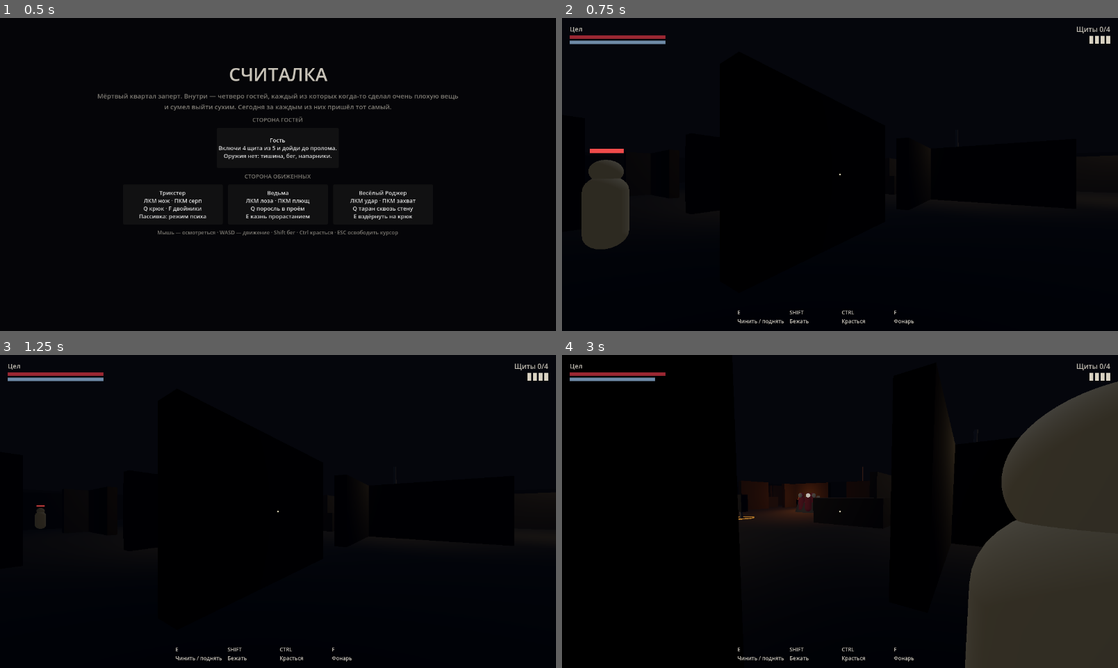
Above: before the commit, frames 1-4 (two rows, left to right).
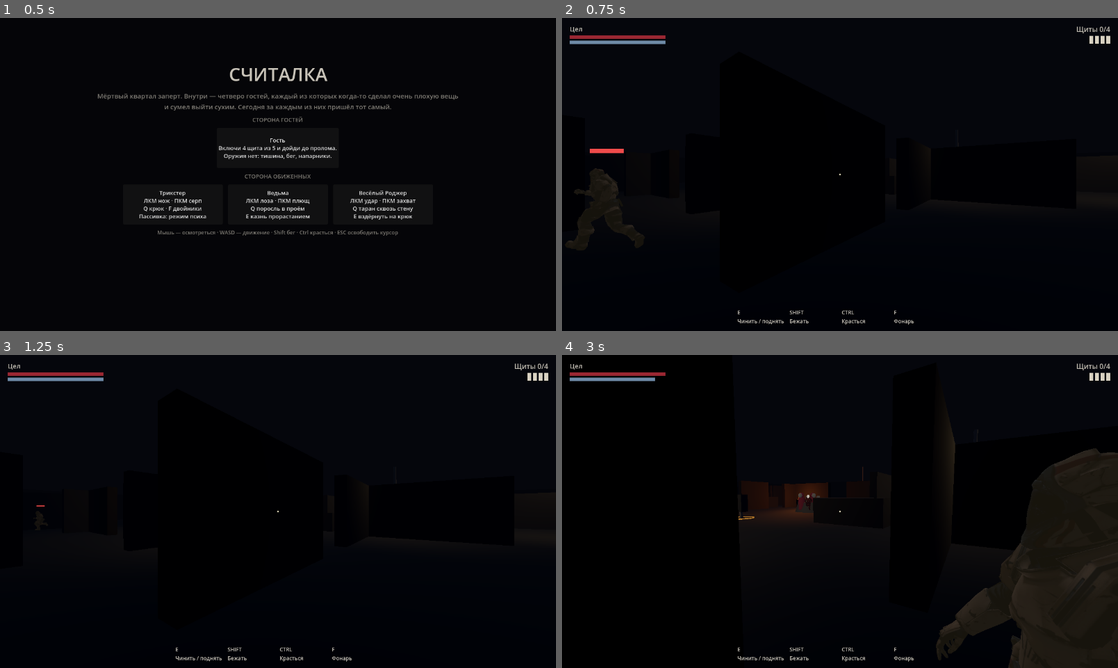
Above: after the commit, the same moments.

Repository: mironbagimov-source/Wolf
Game: Godot game, scene res://scenes/main.tscn
Same seed, same stepped clock (60 frames per second), same inputs: the game is played once before the commit and once after it.
Inputs (mouse positions are in pixels of both pictures, inside the frame that each line leads up to):
- Up to frame 1 (0.5 s): no input
- Up to frame 2 (0.75 s): click "Гость Включи 4 щита из 5 и до…" at 0.5 s
- Up to frame 3 (1.25 s): no input
- Up to frame 4 (3 s): move the mouse to (867, 511) at 1.27 s; hold Shift (sprint) 1.28-2.03 s; hold W (move_forward) from 1.28 s (still down); click (867, 511) at 1.42 s; move the mouse to (812, 511) at 2.02 s; tap Ctrl (crouch) at 2.1 s; tap Shift (sprint) at 2.3 s; move the mouse to (851, 505) at 2.77 s; hold Shift (sprint) from 2.78 s (still down); tap G (drop) at 2.85 s

Frame 1 is identical in both runs. In frame 2, 1.1% of the frame differs, in the area x 1-15%, y 45-74%; in frame 3, less than 0.1%; in frame 4, 12%, in the area x 43-100%, y 8-100%.

Commit message:
Put real character models on the cast
Every body was a capsule with a sphere for a head. Now they are the
rigged Soldier from the three.js examples (MIT, vendored already for the
browser build) with Idle/Walk/Run driven by what the body is actually
doing — a downed, carried or hooked guest stops walking, Roger runs
through his charge.

One rig serves all four roles, told apart the way the browser version
does it: tint, height, and a silhouette mark (mask, thorn crown, anchor
chain). The rig's texture survives — the tint is mixed in rather than
painted over, since a flat fill turns a soldier back into a silhouette.
Capsules remain as a fallback so a failed model load can't make the
match unplayable.

Fixed along the way: silhouette marks hung off the body node rather than
the model, so a player killer would have had a white mask floating 13cm
in front of the camera, filling the screen.

Assets/Actor.CHARACTER is the single place to swap in real models later.
Verified: smoke test still green end to end, and the three inspection
shots render under a virtual display.

Co-Authored-By: Claude Opus 5 <noreply@anthropic.com>
Claude-Session: https://claude.ai/code/session_01Qyt78eqF5rs7coKwjQM6Ei

Diff:
--- a/godot/scripts/actor.gd
+++ b/godot/scripts/actor.gd
@@ -15,6 +15,13 @@
 const LAYER_GUEST := 2
 const LAYER_KILLER := 4
 const LAYER_THICKET := 8
+
+## Риг персонажа: Soldier из примеров three.js (MIT, см. assets/LICENSE.md).
+## Один и тот же скелет на всех — стороны различаются покраской, ростом и
+## метками силуэта, как и в браузерной версии.
+const CHARACTER := preload("res://assets/soldier.glb")
+const MODEL_YAW_OFFSET := PI   ## риг смотрит в +Z, игра — в -Z
+const POSES := ["Idle", "Walk", "Run"]
 
 var intent := Intent.new()
 var is_player := false
@@ -34,6 +41,8 @@
 var _tint := Color.WHITE
 var _health_bar: MeshInstance3D
 var _body_pivot: Node3D
+var _anim: AnimationPlayer
+var _pose := ""
 
 
 func setup_body(tint: Color, body_scale: float, with_health_bar: bool) -> void:
@@ -52,23 +61,8 @@
 	_body_pivot = Node3D.new()
 	add_child(_body_pivot)
 
-	var body := MeshInstance3D.new()
-	var body_mesh := CapsuleMesh.new()
-	body_mesh.height = 1.5 * body_scale
-	body_mesh.radius = 0.32 * body_scale
-	body.mesh = body_mesh
-	body.position.y = 0.85 * body_scale
-	body.material_override = _make_material(tint)
-	_body_pivot.add_child(body)
-
-	var skull := MeshInstance3D.new()
-	var skull_mesh := SphereMesh.new()
-	skull_mesh.radius = 0.24 * body_scale
-	skull_mesh.height = 0.48 * body_scale
-	skull.mesh = skull_mesh
-	skull.position.y = 1.68 * body_scale
-	skull.material_override = _make_material(tint)
-	_body_pivot.add_child(skull)
+	if not _build_model(tint, body_scale):
+		_build_capsules(tint, body_scale)
 
 	head = Node3D.new()
 	head.position.y = EYE_HEIGHT
@@ -88,6 +82,98 @@
 		add_child(_health_bar)
 
 
+## Риг — прогрессивное улучшение: если модель не подгрузилась, тело всё равно
+## должно быть, иначе матч превращается в невидимок.
+func _build_model(tint: Color, body_scale: float) -> bool:
+	var instance := CHARACTER.instantiate() as Node3D
+	if instance == null:
+		return false
+
+	instance.scale = Vector3.ONE * body_scale
+	instance.rotation.y = MODEL_YAW_OFFSET
+	_body_pivot.add_child(instance)
+
+	for mesh_node in _find_meshes(instance):
+		if mesh_node.mesh == null:
+			continue
+		for surface in mesh_node.mesh.get_surface_count():
+			mesh_node.set_surface_override_material(surface, _tint_of(mesh_node, surface, tint))
+
+	_anim = instance.find_child("AnimationPlayer", true, false)
+	if _anim:
+		# glTF отдаёт клипы без зацикливания — шаг делается один раз и замирает.
+		for pose in POSES:
+			if _anim.has_animation(pose):
+				_anim.get_animation(pose).loop_mode = Animation.LOOP_LINEAR
+		play_pose("Idle")
+
+	return true
+
+
+## Текстуру рига оставляем, цвет только подмешиваем: полная заливка тинтом
+## превращает солдата в силуэт.
+func _tint_of(mesh_node: MeshInstance3D, surface: int, tint: Color) -> StandardMaterial3D:
+	var source := mesh_node.get_active_material(surface)
+	var material: StandardMaterial3D
+	if source is StandardMaterial3D:
+		material = (source as StandardMaterial3D).duplicate()
+	else:
+		material = StandardMaterial3D.new()
+
+	material.albedo_color = Color.WHITE.lerp(tint, 0.6)
+	material.emission_enabled = true
+	material.emission = tint
+	material.emission_energy_multiplier = 0.12
+	_materials.append(material)
+	return material
+
+
+func _find_meshes(node: Node) -> Array[MeshInstance3D]:
+	var out: Array[MeshInstance3D] = []
+	if node is MeshInstance3D:
+		out.append(node)
+	for child in node.get_children():
+		out.append_array(_find_meshes(child))
+	return out
+
+
+func _build_capsules(tint: Color, body_scale: float) -> void:
+	var body := MeshInstance3D.new()
+	var body_mesh := CapsuleMesh.new()
+	body_mesh.height = 1.5 * body_scale
+	body_mesh.radius = 0.32 * body_scale
+	body.mesh = body_mesh
+	body.position.y = 0.85 * body_scale
+	body.material_override = _make_material(tint)
+	_body_pivot.add_child(body)
+
+	var skull := MeshInstance3D.new()
+	var skull_mesh := SphereMesh.new()
+	skull_mesh.radius = 0.24 * body_scale
+	skull_mesh.height = 0.48 * body_scale
+	skull.mesh = skull_mesh
+	skull.position.y = 1.68 * body_scale
+	skull.material_override = _make_material(tint)
+	_body_pivot.add_child(skull)
+
+
+## Поза по намерению: стоит, идёт или бежит. `still` — для тех, кто уже не
+## распоряжается собой: на земле, на плече, на крюке.
+func sync_pose(still: bool) -> void:
+	var moving := intent.move.length_squared() > 0.01 and can_move()
+	if still or not moving:
+		play_pose("Idle")
+	else:
+		play_pose("Run" if intent.sprint else "Walk")
+
+
+func play_pose(pose: String) -> void:
+	if _anim == null or _pose == pose or not _anim.has_animation(pose):
+		return
+	_pose = pose
+	_anim.play(pose, 0.2)
+
+
 func _make_material(tint: Color) -> StandardMaterial3D:
 	var material := StandardMaterial3D.new()
 	material.albedo_color = tint
@@ -99,14 +185,29 @@
 	return material
 
 
+## Метки силуэта (маска, венец, цепь) вешаются сюда, а не на само тело: иначе
+## в виде от первого лица маска окажется в тринадцати сантиметрах от камеры и
+## закроет игроку весь экран.
+func attach_to_body(node: Node3D) -> void:
+	if _body_pivot:
+		_body_pivot.add_child(node)
+	else:
+		add_child(node)
+
+
+## Своё тело в кадре не нужно — но для съёмки и для будущего вида от третьего
+## лица его надо уметь вернуть.
+func show_body(on: bool) -> void:
+	if _body_pivot:
+		_body_pivot.visible = on
+
+
 func attach_camera() -> void:
 	camera = Camera3D.new()
 	camera.fov = 75.0
 	camera.current = true
 	head.add_child(camera)
-	# Своё тело в кадре не нужно — вид от первого лица.
-	if _body_pivot:
-		_body_pivot.visible = false
+	show_body(false)   # вид от первого лица
 
 
 func set_eye_height(value: float) -> void:
@@ -202,7 +303,7 @@
 			material.emission_energy_multiplier = pulse
 		else:
 			material.emission = _tint
-			material.emission_energy_multiplier = 0.2
+			material.emission_energy_multiplier = 0.12
 
 
 func sync_health_bar(visible_now: bool) -> void:
--- a/godot/scripts/guest.gd
+++ b/godot/scripts/guest.gd
@@ -95,6 +95,7 @@
 			return
 		State.HOOKED:
 			set_eye_height(1.9)
+			play_pose("Idle")
 			return
 		State.ESCAPED, State.GONE:
 			return
@@ -121,6 +122,7 @@
 		Color("b01722")
 	)
 	sync_health_bar(state == State.STANDING or state == State.DOWNED)
+	sync_pose(state != State.STANDING)
 
 
 func _pulse() -> float:
@@ -163,6 +165,7 @@
 	global_position.y = carried_by.global_position.y
 	set_eye_height(1.5)
 	lay_down(PI * 0.5)
+	play_pose("Idle")
 
 	if intent.struggle:
 		carry_struggle += Kits.CARRY_STRUGGLE_GAIN
--- a/godot/scripts/killer.gd
+++ b/godot/scripts/killer.gd
@@ -58,29 +58,30 @@
 	match kind:
 		"trickster":
 			var mask := SphereMesh.new()
-			mask.radius = 0.2
-			mask.height = 0.44
+			mask.radius = 0.13
+			mask.height = 0.3
 			mark.mesh = mask
-			mark.position = Vector3(0, 1.66, -0.16)
+			mark.position = Vector3(0, 1.56, -0.14)
+			mark.scale = Vector3(1.0, 1.0, 0.45)   # маска, а не шар на лице
 			material.albedo_color = Color("e8e2d4")
 		"witch":
 			var crown := TorusMesh.new()
-			crown.inner_radius = 0.18
-			crown.outer_radius = 0.28
+			crown.inner_radius = 0.13
+			crown.outer_radius = 0.2
 			mark.mesh = crown
-			mark.position = Vector3(0, 1.86, 0)
+			mark.position = Vector3(0, 1.76, 0)
 			material.albedo_color = Color("3fbf55")
 		_:
 			var chain := TorusMesh.new()
-			chain.inner_radius = 0.36
-			chain.outer_radius = 0.46
+			chain.inner_radius = 0.28
+			chain.outer_radius = 0.36
 			mark.mesh = chain
-			mark.position = Vector3(0, 1.5, 0)
-			mark.rotation.x = PI * 0.42
+			mark.position = Vector3(0, 1.28, 0)
+			mark.rotation.x = PI * 0.44
 			material.albedo_color = Color("aab2bd")
 
 	mark.material_override = material
-	add_child(mark)
+	attach_to_body(mark)
 
 
 func damage_mul() -> float:
@@ -132,6 +133,7 @@
 	_run_interactions(delta)
 
 	sync_materials(0.0, Color.WHITE)
+	sync_pose(stunned > 0.0)
 	intent.clear_presses()
 
 
@@ -226,6 +228,7 @@
 		return
 
 	rotation.y = yaw
+	play_pose("Run")
 	var f := forward()
 	velocity = Vector3(f.x * power.speed, -1.0, f.y * power.speed)
 	move_and_slide()
--- a/godot/tests/shot.gd
+++ b/godot/tests/shot.gd
@@ -1,6 +1,6 @@
 extends Node
 
-## Снимает несколько кадров матча без человека за рулём:
+## Снимает несколько кадров матча свободной камерой:
 ##
 ##     xvfb-run -a godot --path godot --rendering-driver opengl3 tests/shot.tscn
 ##
@@ -9,27 +9,41 @@
 const OUT := "/tmp/claude-0/-home-user-Wolf/f4bbd2eb-a3f6-5544-981d-a677f67999cf/scratchpad"
 
 var runner: MatchRunner
+var eye: Camera3D
 
 
 func _ready() -> void:
 	runner = MatchRunner.new()
 	add_child(runner)
+	eye = Camera3D.new()
+	eye.fov = 70.0
+	add_child(eye)
 	await _shots()
 
 
 func _shots() -> void:
-	# Площадь с постаментом: убийца смотрит на четыре фигурки, гости вокруг.
 	runner.start("killer", "trickster")
 	await _step(6)
-	_park(runner.killer, Vector2(0, 9), 0.0)
+	_free_camera()
+
+	# Площадь: четыре фигурки на постаменте, гости вокруг.
 	var spots := [Vector2(-3, -3), Vector2(3, -4), Vector2(-4, 2), Vector2(4, 2)]
 	for i in runner.guests.size():
 		var guest := runner.guests[i]
 		guest.brain = null
 		guest.intent.move = Vector2.ZERO
 		_park(guest, spots[i], PI)
+	_park(runner.killer, Vector2(6, 3), 2.2)
+	_look_from(Vector3(0, 2.6, 4.4), Vector3(0, 1.0, -1.5))
 	await _step(30)
 	await _save("godot-plaza.png")
+
+	# Убийца в упор: рост, покраска, метка силуэта.
+	_park(runner.killer, Vector2(0, -4), PI)
+	runner.killer.play_pose("Walk")
+	_look_from(Vector3(1.1, 1.6, -0.7), Vector3(0, 1.15, -4))
+	await _step(30)
+	await _save("godot-killer.png")
 
 	# Гость на крюке — узловой момент матча.
 	var hook := runner.hooks[4]
@@ -38,11 +52,28 @@
 	runner.killer.pick_up(victim)
 	await _step(2)
 	hook.hang(runner.killer)
-	_park(runner.killer, hook.spot + Vector2(0, 4.5), 0.0)
+	_park(runner.killer, hook.spot + Vector2(2.0, 2.5), 0.0)
+	_look_from(Vector3(hook.spot.x + 2.2, 2.0, hook.spot.y + 4.2), Vector3(hook.spot.x + 0.3, 1.15, hook.spot.y))
 	await _step(30)
 	await _save("godot-hook.png")
 
 	get_tree().quit(0)
+
+
+func _free_camera() -> void:
+	if runner.killer and runner.killer.camera:
+		runner.killer.camera.current = false
+	# Убийца здесь — «игрок», поэтому его тело спрятано под вид от первого лица.
+	# Для съёмки со стороны его надо вернуть.
+	runner.killer.show_body(true)
+	runner.killer.brain = null
+	runner.killer.is_player = false
+	eye.current = true
+
+
+func _look_from(from: Vector3, at: Vector3) -> void:
+	eye.global_position = from
+	eye.look_at(at, Vector3.UP)
 
 
 func _park(actor: Actor, at: Vector2, facing: float) -> void:
Binary file added: godot/assets/soldier.glb
Not shown, added: godot/assets/soldier.glb.import
Binary file added: godot/assets/soldier_file2.jpg
Not shown, added: godot/assets/soldier_file2.jpg.import
Binary file added: godot/assets/soldier_vanguard_vanguard_diffuse_tga.jpg
Not shown, added: godot/assets/soldier_vanguard_vanguard_diffuse_tga.jpg.import
Not shown, added: godot/tests/shot.gd.uid
Not shown, added: godot/tests/smoke_test.gd.uid
Not shown, added: godot/tools/bake_quarter.gd.uid
Not shown, changed: godot/README.md
Not shown, added: godot/assets/LICENSE.md
